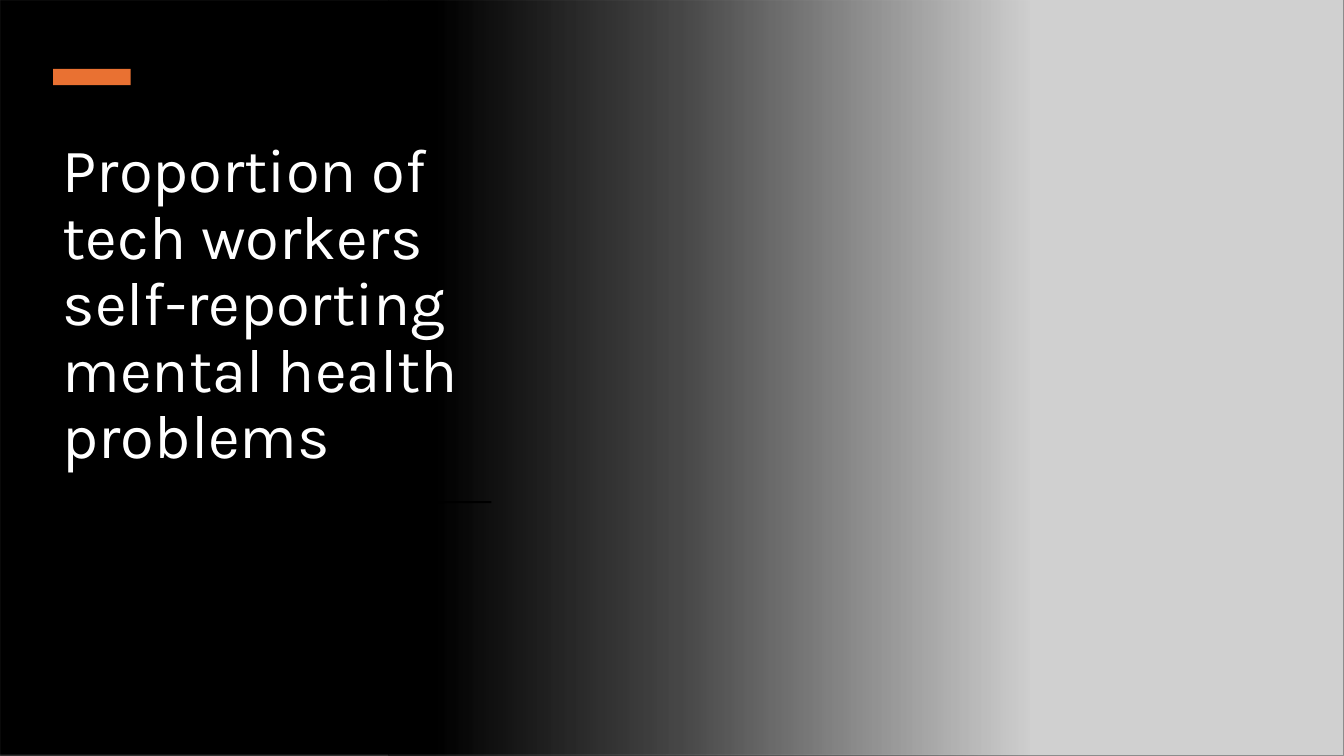
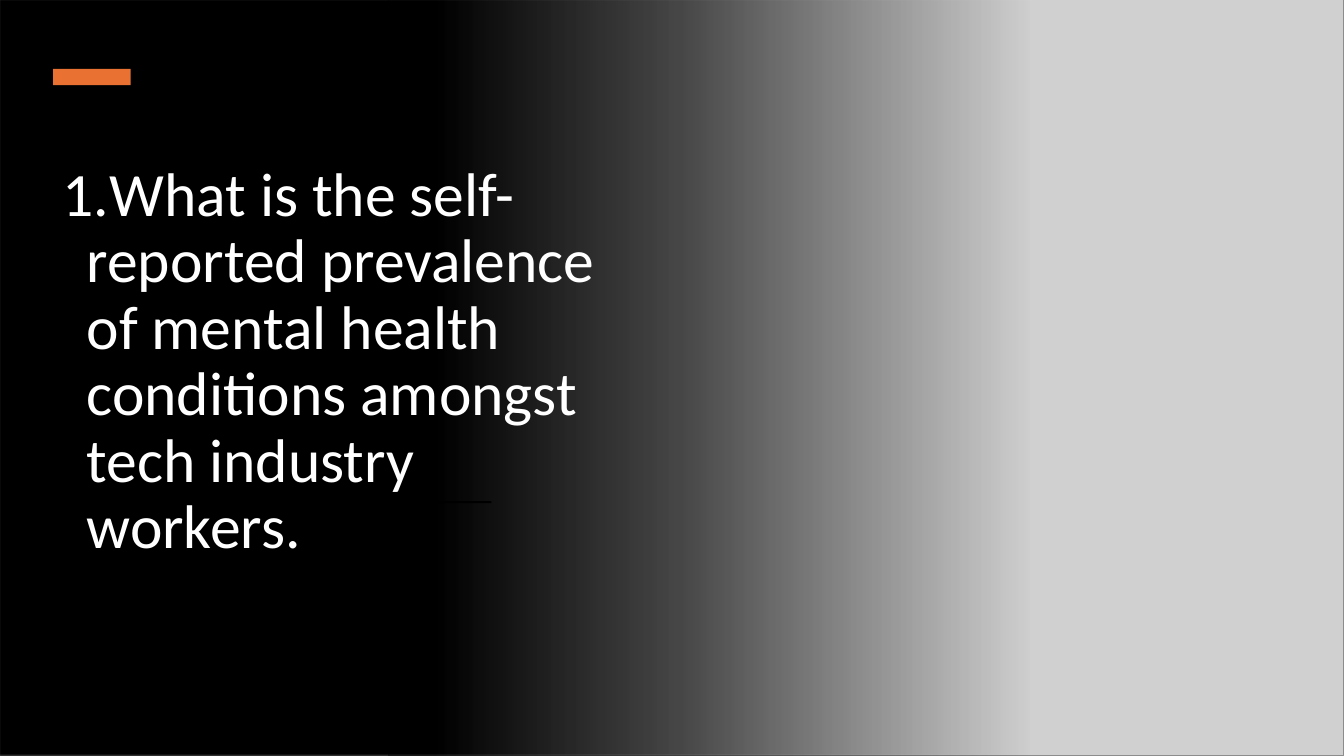
Before and after one commit to K-G-Witt/project1-team4, a slide deck: slide 4 of Initial Presentation.pptx (slide 3 before the commit). Drawn at 1344x756 pixels with LibreOffice and Linux fonts; fonts in the diff are those of the drawing; grey boxes stand for pictures. Boxes give left, top, right and bottom in pixels: in the first picture for what was removed or moved away, otherwise in the second. Text is boxed around its words. In the diff, an @@ line names an element or a change of style, - is before the commit and + after.

```diff
--- a/Initial Presentation.pptx
+++ b/Initial Presentation.pptx
@@ title at (63,173,594,549): text changed; font Karla to Calibri @@
-Proportion of tech workers self-reporting mental health problems
+1. What is the self-reported prevalence of mental health conditions amongst tech industry workers.
```
Also in this commit, not shown: 5 other slides changed, 9 slides added, 5 slides removed, 1 other file.
